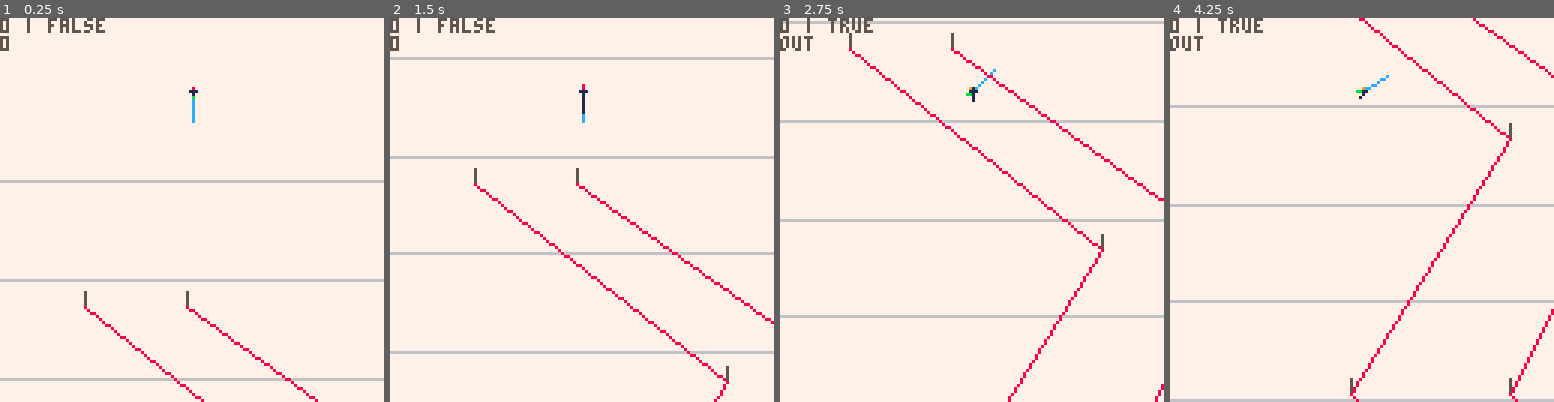
Above: before the commit, frames 1-4 (left to right).
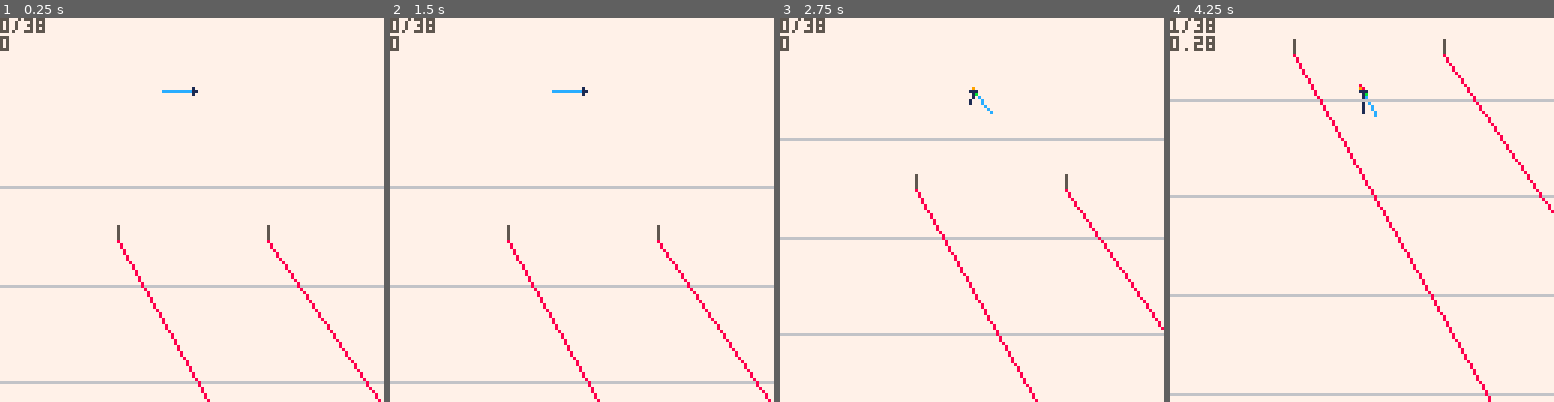
Above: after the commit, the same moments.

Repository: DoubleSec/hyper-geant
Game: PICO-8 cartridge maptest.p8
Two runs of this game, one before a commit and one after it. Both use one fixed random seed, a clock stepped at 60 frames per second and the inputs below.
Inputs:
- Up to frame 1 (0.25 s): no input
- Up to frame 2 (1.5 s): tap X (X key) at 0.33, 1.07 s; tap O (Z key) at 0.7 s
- Up to frame 3 (2.75 s): hold Right 1.6-2.1 s; tap O (Z key) at 1.7, 2.1, 2.5 s; tap X (X key) at 1.85 s; hold Right from 2.47 s (still down)
- Up to frame 4 (4.25 s): tap O (Z key) every 0.4 s from 2.9 to 4.1 s; tap X (X key) at 2.97, 4.08 s; release Right at 3.03 s; hold Left 3.08-3.58 s; hold Right from 4.02 s (still down)

The runs differ from the first frame. In frame 1, 6.5% of the frame differs, in the area x 0-100%, y 0-100%; in frame 2, 7.7%; in frame 3, 8.1%; in frame 4, 9.2%.

Commit message:
various polish

Diff:
--- a/downhill.lua
+++ b/downhill.lua
@@ -1,9 +1,9 @@
 downhill = {
 
  -- pre-set attributes
- y_gap_r = {64, 128},
- x_gap_r = {32, 64},
- x_offset_r = {-96, 96},
+ y_gap_r = {72, 128},
+ x_gap_r = {32, 96},
+ x_offset_r = {-128, 128},
  gates_r = {25, 40},
 
  -- constructor
@@ -25,24 +25,17 @@
   new_dh.course_start = 0
   new_dh.course_end = 0
 
-  for i = 1, new_dh.n_gates, 1 do
+  new_dh.gates[1] = {base_pos + 50, 0, 50}
+
+  for i = 2, new_dh.n_gates, 1 do
 
    -- choose y
-   if count(new_dh.gates) == 0 then
-    y = base_pos + self.y_gap_r[1] +
-        rnd(self.y_gap_r[2] - self.y_gap_r[1])
-   else
-    y = new_dh.gates[i-1][1] + self.y_gap_r[1] +
-        rnd(self.y_gap_r[2] - self.y_gap_r[1])
-   end
+   y = new_dh.gates[i-1][1] + self.y_gap_r[1] +
+       rnd(self.y_gap_r[2] - self.y_gap_r[1])
 
    -- choose x
    -- x format is {center, width}
-   if count(new_dh.gates) == 0 then
-    x_last = 0
-   else
-    x_last = new_dh.gates[i-1][2]
-   end
+   x_last = new_dh.gates[i-1][2]
 
    x_center = x_last + self.x_offset_r[1] +
               rnd(self.x_offset_r[2] - self.x_offset_r[1])
@@ -62,8 +55,8 @@
  draw = function(self, player)
 
   -- draw gates
+  -- TODO binary search for performance
   for i = 1, self.n_gates do
-
    if self.gates[i][1] > player.world_y - 128 and self.gates[i][1] < player.world_y + 256 then
 
     x_left = (self.gates[i][2] - self.gates[i][3] / 2) - player.world_x + player.x
@@ -77,6 +70,9 @@
      prev_x_left = (self.gates[i-1][2] - self.gates[i-1][3] / 2) - player.world_x + player.x
      prev_x_right = (self.gates[i-1][2] + self.gates[i-1][3] / 2) - player.world_x + player.x
      prev_y = self.gates[i-1][1] - player.world_y + player.y
+
+     -- start/finish line
+     if (i == self.n_gates) line(x_left - 20, y, x_right + 20, y, 12)
 
      -- left border, right border
      line(prev_x_left, prev_y, x_left, y, 8)
@@ -92,20 +88,23 @@
 
   end
 
-  print(self.n_passed.." | "..tostr(self.gate_missed))
+  print(self.n_passed.."/"..self.n_gates)
 
   if self.course_start == 0 then
    t = 0
+   c = 5
   elseif self.course_end == 0 then
    t = time() - self.course_start
+   c = 5
   else
    t = self.course_end - self.course_start
+   c = 3
   end
 
   if self.gate_missed then
-   print("out")
+   print("out", 8)
   else
-   print(flr(t * 100) / 100)
+   print(flr(t * 100) / 100, c)
   end
 
 
--- a/player_class.lua
+++ b/player_class.lua
@@ -25,7 +25,7 @@
 
  -- physics state
 
- steer_angle = 0,
+ steer_angle = -0.25,
 
  vx = 0,
  vy = 0,
